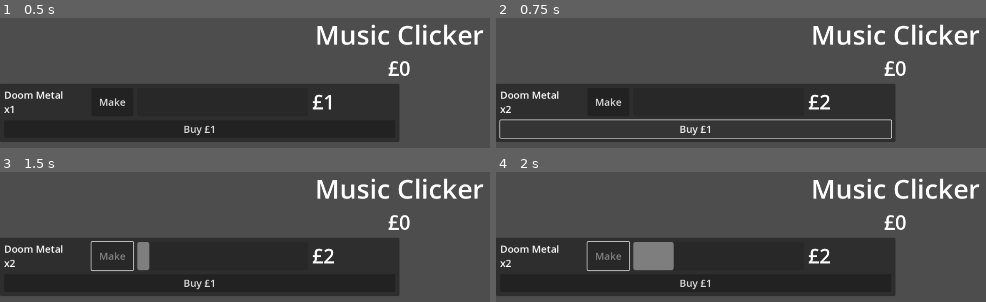
Above: before the commit, frames 1-4 (two rows, left to right).
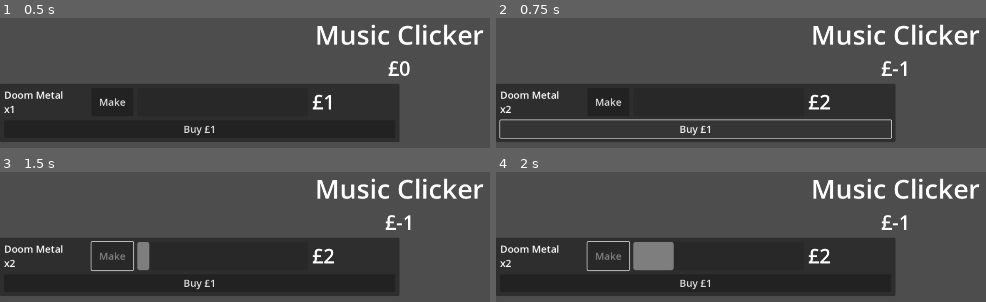
Above: after the commit, the same moments.

Repository: phrasmotica/music-clicker
Game: Godot game, scene res://game.tscn
Two runs of this game, one before a commit and one after it. Both use one fixed random seed, a clock stepped at 60 frames per second and the inputs below.
Inputs:
- Up to frame 1 (0.5 s): no input
- Up to frame 2 (0.75 s): click "Buy £1" at 0.5 s
- Up to frame 3 (1.5 s): click "Make" at 1.25 s
- Up to frame 4 (2 s): no input

Frame 1 is identical in both runs. In frame 2, 0.4% of the frame differs, in the area x 78-84%, y 33-45%; in frame 3, 0.4%; in frame 4, 0.4%.

Commit message:
Deduct from score when buying a product

Diff:
--- a/game.tscn
+++ b/game.tscn
@@ -39,4 +39,5 @@
 product_name = "Doom Metal"
 
 [connection signal="score_changed" from="ScoreManager" to="UIManager" method="_on_score_manager_score_changed"]
+[connection signal="bought_product" from="VBoxContainer/GridContainer/Product0" to="ScoreManager" method="_on_product_0_bought_product"]
 [connection signal="made_product" from="VBoxContainer/GridContainer/Product0" to="ScoreManager" method="_on_product_0_made_product"]
--- a/scripts/product.gd
+++ b/scripts/product.gd
@@ -55,7 +55,7 @@
 
 var _is_making := false
 
-signal bought_product(amount: int)
+signal bought_product(amount: int, cost: int)
 signal made_product(reward: int)
 
 func _ready():
@@ -78,7 +78,7 @@
 func buy() -> void:
 	_amount += 1
 
-	bought_product.emit(_amount)
+	bought_product.emit(_amount, base_cost)
 
 func make() -> void:
 	reset_progress()
--- a/scripts/score_manager.gd
+++ b/scripts/score_manager.gd
@@ -7,3 +7,9 @@
 func _on_product_0_made_product(reward: int) -> void:
 	_score += reward
 	score_changed.emit(_score)
+
+func _on_product_0_bought_product(_amount: int, cost: int) -> void:
+	# TODO: don't allow this if we can't afford it
+	_score -= cost
+
+	score_changed.emit(_score)
